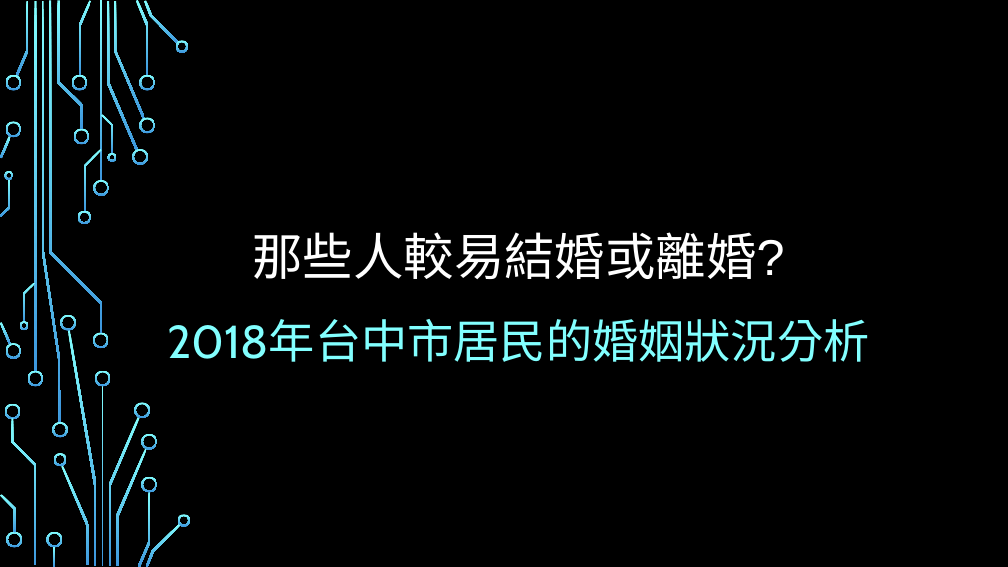
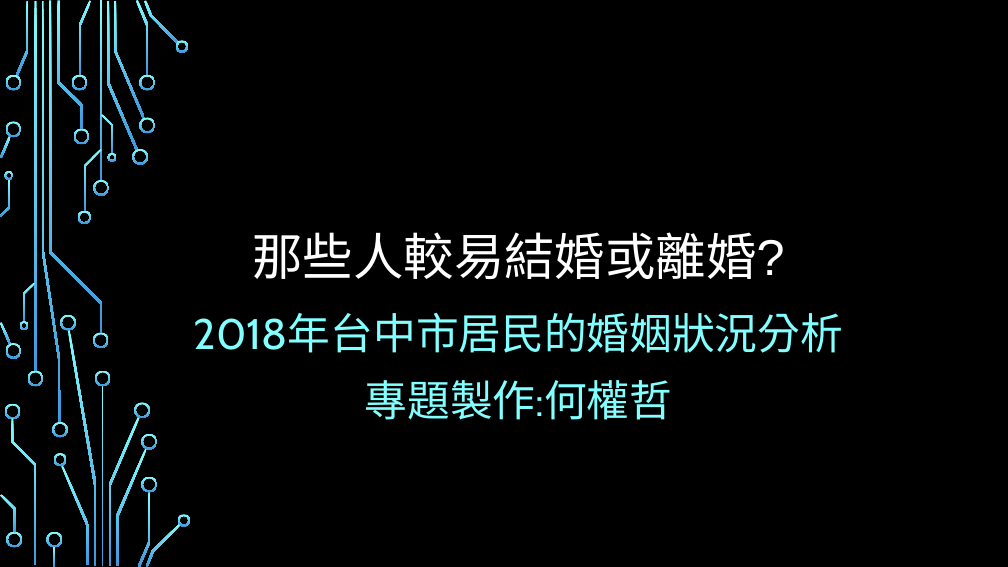
Before and after one commit to HSMonsterKing/Marriage-Analysis, a slide deck: slide 1 of 那些人較易結婚或離婚.pptx. Drawn at 1008x567 pixels with LibreOffice and Linux fonts; fonts in the diff are those of the drawing; background and template pictures are left out. Boxes give left, top, right and bottom in pixels: in the first picture for what was removed or moved away, otherwise in the second. Text is boxed around its words. In the diff, an @@ line names an element or a change of style, - is before the commit and + after.

```diff
--- a/那些人較易結婚或離婚.pptx
+++ b/那些人較易結婚或離婚.pptx
@@ subtitle at (x1=194, y1=313, x2=843, y2=353): size 44 to 40.7 pt in "2018年台中市居民的婚姻狀況分析"; line spacing 1.2 to 1.1 @@
@@ subtitle at (x1=365, y1=380, x2=673, y2=420): paragraph added @@
+專題製作:何權哲
```
Also in this commit, not shown: 3 other files.
